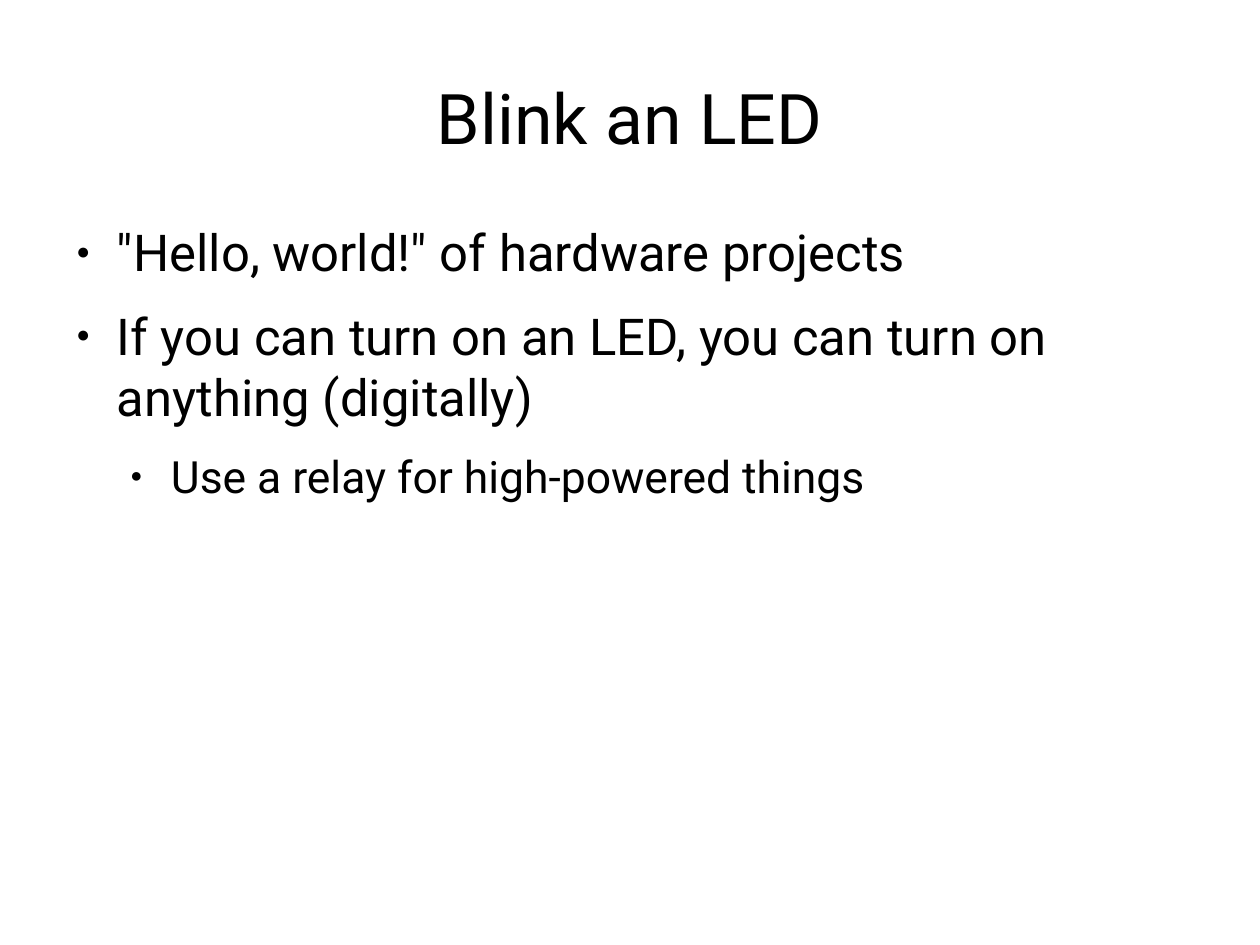
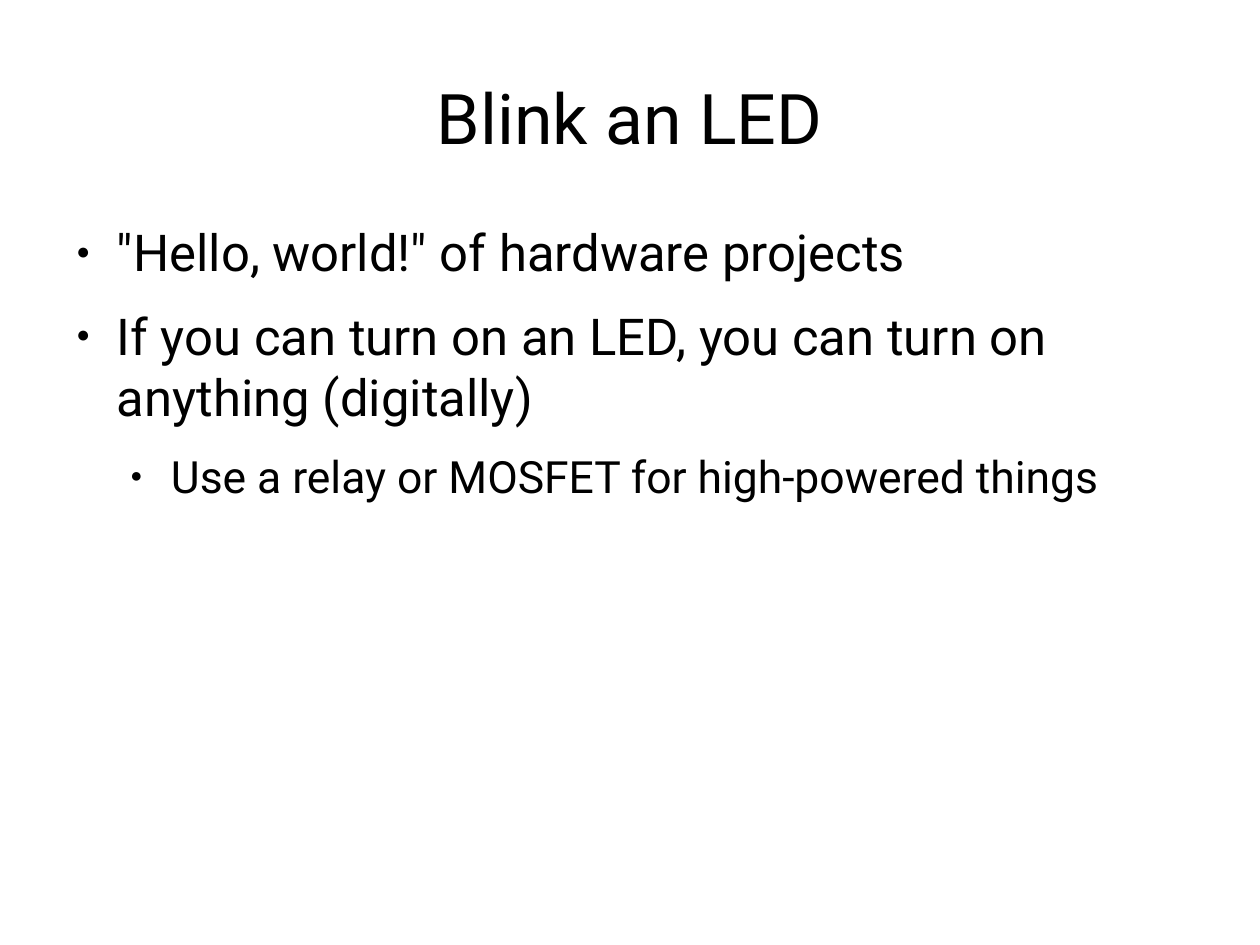
Before and after one commit to frezik/rpi_perl_presentation, a slide deck: slide 8 of raspberry_pi_perl.odp. Drawn at 1260x945 pixels with LibreOffice and Linux fonts; fonts in the diff are those of the drawing. Boxes give left, top, right and bottom in pixels: in the first picture for what was removed or moved away, otherwise in the second. Text is boxed around its words. In the diff, an @@ line names an element or a change of style, - is before the commit and + after.

```diff
--- a/raspberry_pi_perl.odp
+++ b/raspberry_pi_perl.odp
@@ text at <box>171,459,1098,503</box>: text changed @@
-  ● Use a relay for high-powered things
+  ● Use a relay or MOSFET for high-powered things
```
Also in this commit, not shown: 8 other slides changed, 13 slides added, 6 slides removed, 1 other file.
